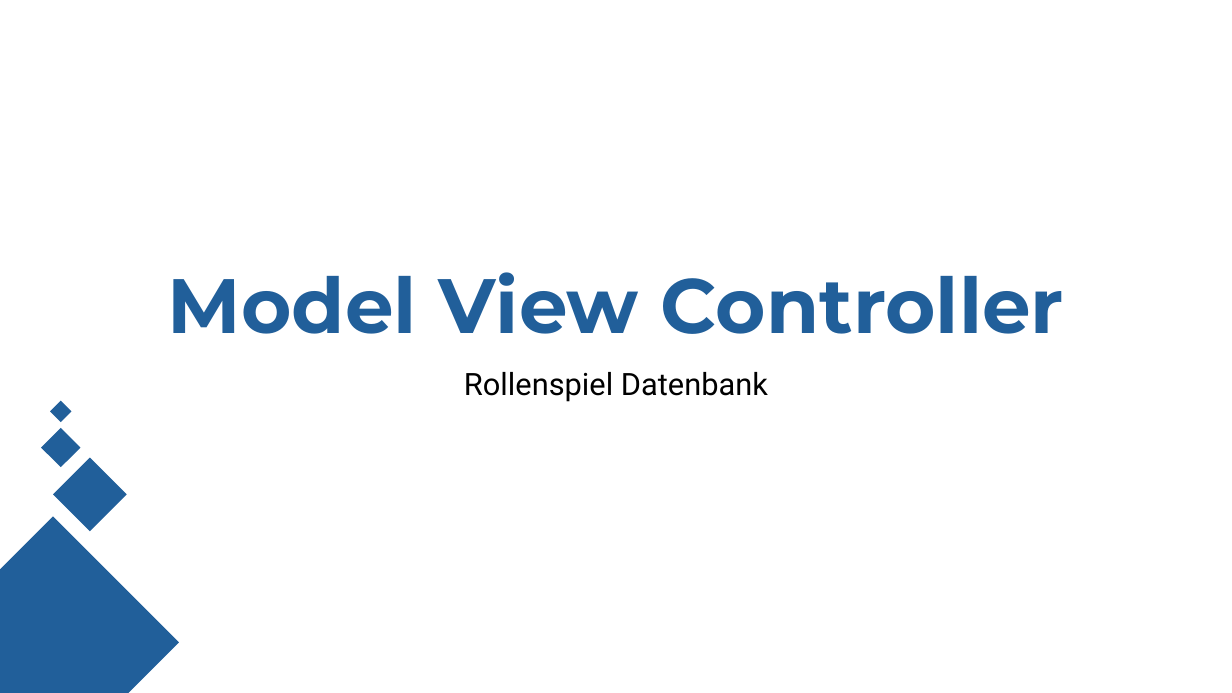
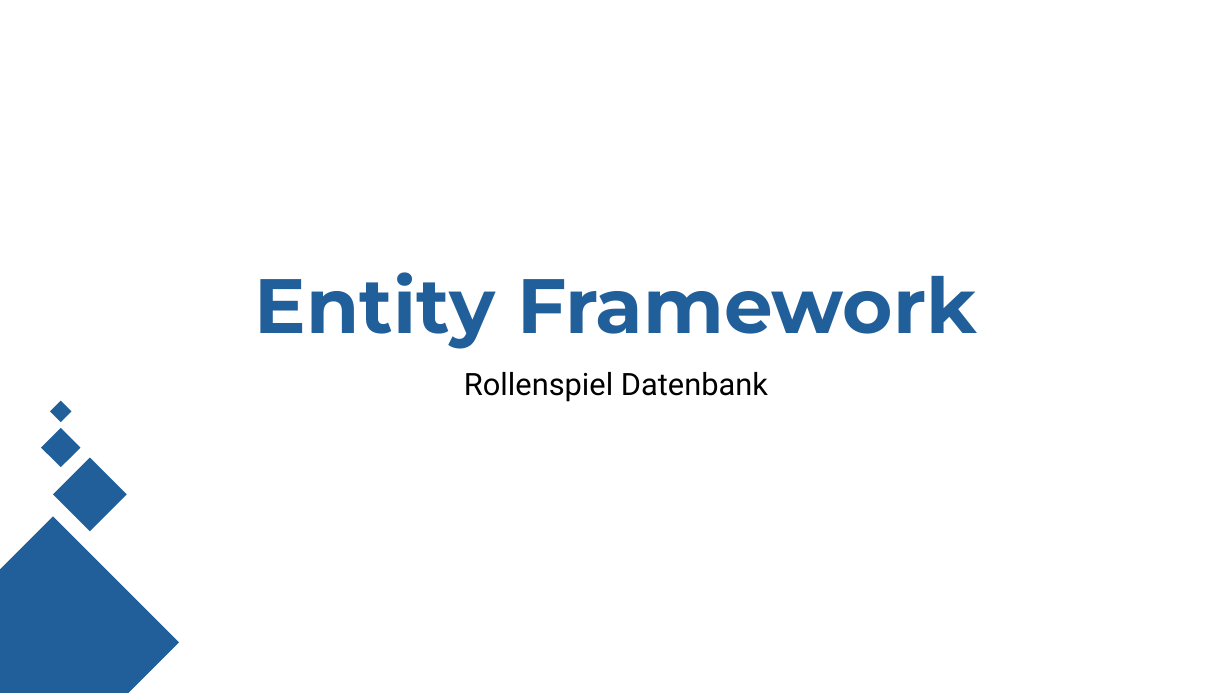
Before and after one commit to Kl3XY/mvc-rpg, a slide deck: slide 2 of mvc-rpg/Model View Controller.pptx. Drawn at 1232x693 pixels with LibreOffice and Linux fonts; fonts in the diff are those of the drawing. Boxes give left, top, right and bottom in pixels: in the first picture for what was removed or moved away, otherwise in the second. Text is boxed around its words. In the diff, an @@ line names an element or a change of style, - is before the commit and + after.

```diff
--- a/mvc-rpg/Model View Controller.pptx
+++ b/mvc-rpg/Model View Controller.pptx
@@ title at (255, 272, 977, 349): text changed @@
-Model View Controller
+Entity Framework
```
Also in this commit, not shown: 2 other slides changed, 6 other files.
